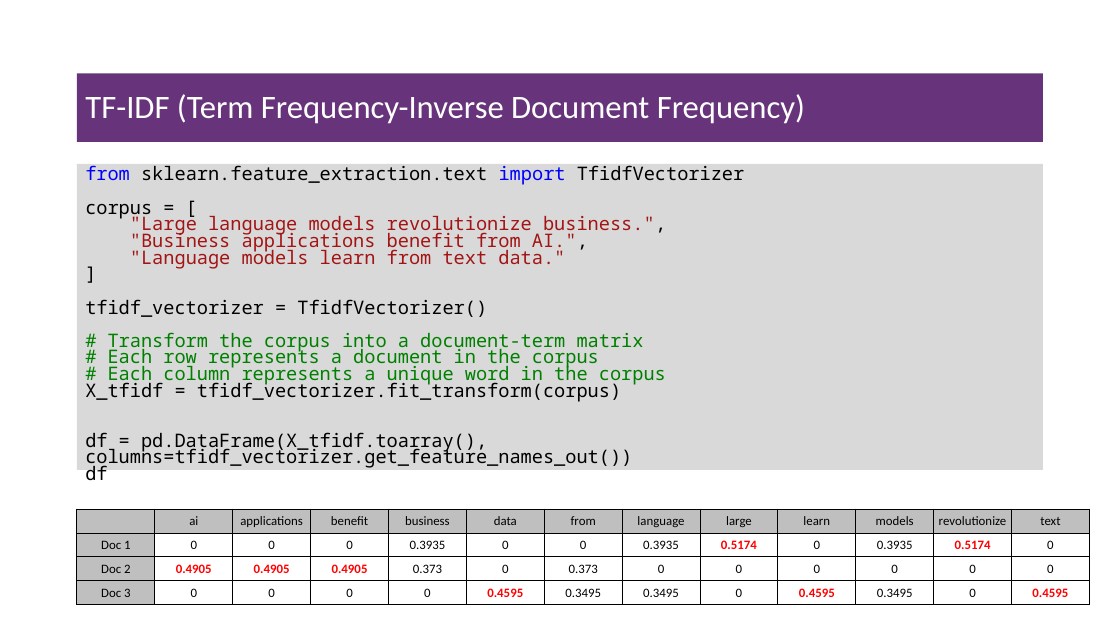
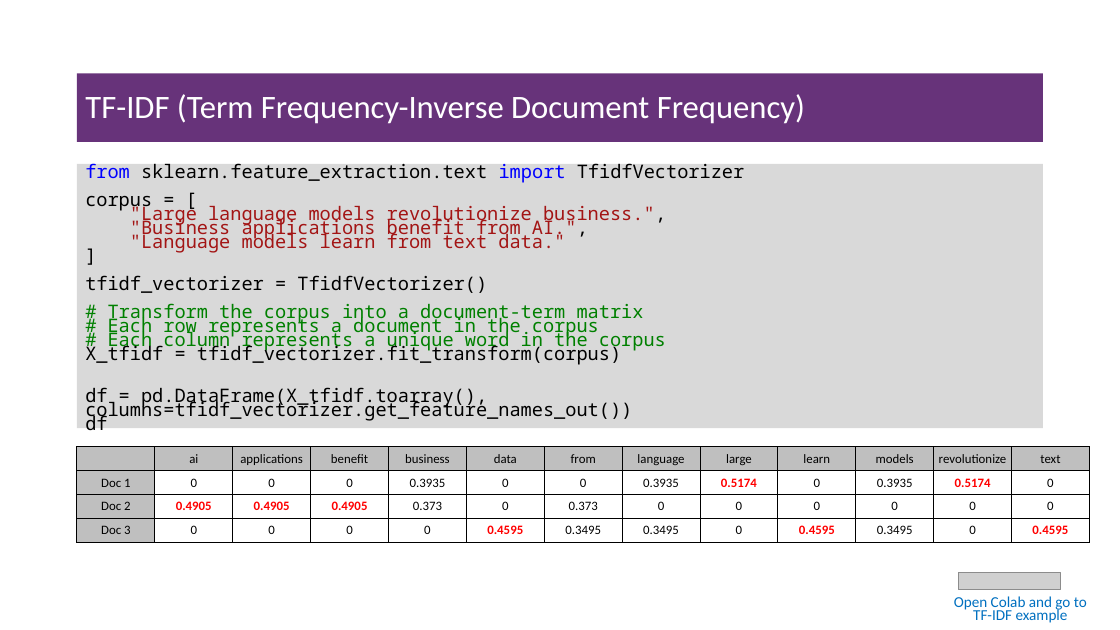
Before and after one commit to msfasha/307307-BI-Methods, a slide deck: slide 24 of 20242-NLP-LLM/lecture notes/Part 1 - Introduction to NLP/1.1-introduction to NLP.pptx. Drawn at 1120x630 pixels with LibreOffice and Linux fonts; fonts in the diff are those of the drawing; grey boxes stand for pictures; background and template pictures are left out. Boxes give left, top, right and bottom in pixels: in the first picture for what was removed or moved away, otherwise in the second. Text is boxed around its words. In the diff, an @@ line names an element or a change of style, - is before the commit and + after.

```diff
--- a/20242-NLP-LLM/lecture notes/Part 1 - Introduction to NLP/1.1-introduction to NLP.pptx
+++ b/20242-NLP-LLM/lecture notes/Part 1 - Introduction to NLP/1.1-introduction to NLP.pptx
@@ rectangle "from sklearn.feature_extraction.text import TfidfVectorizer": place and size @@
-rectangle "from sklearn.feature_extraction.text import TfidfVectorizer" at (77,164,1044,470)
+rectangle "from sklearn.feature_extraction.text import TfidfVectorizer" at (77,164,1044,428)
@@ rectangle "from sklearn.feature_extraction.text import TfidfVectorizer" at (77,164,1044,428): line spacing 14.2pt to 12pt @@
@@ table: place and size @@
-table at (77,509,1093,604)
+table at (77,447,1093,542)
@@ text added at (954,596,1087,623), 12.9 pt, text #0070C0 @@
+Open Colab and go to TF-IDF example
@@ picture added at (959,572,1061,590) @@
```
Also in this commit, not shown: 7 other slides changed, 11 slides added, 1 slide removed, 14 other files.
